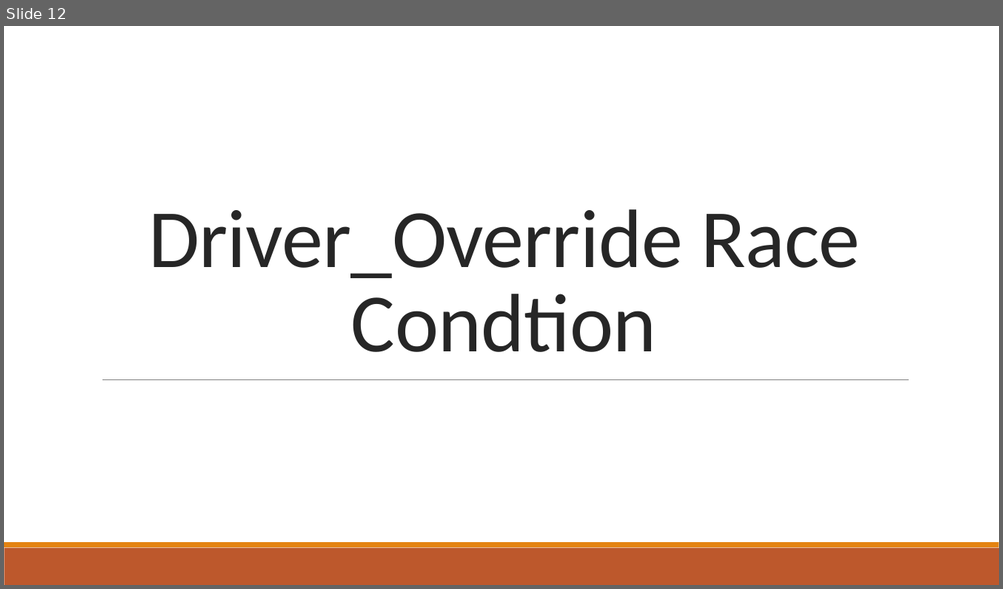
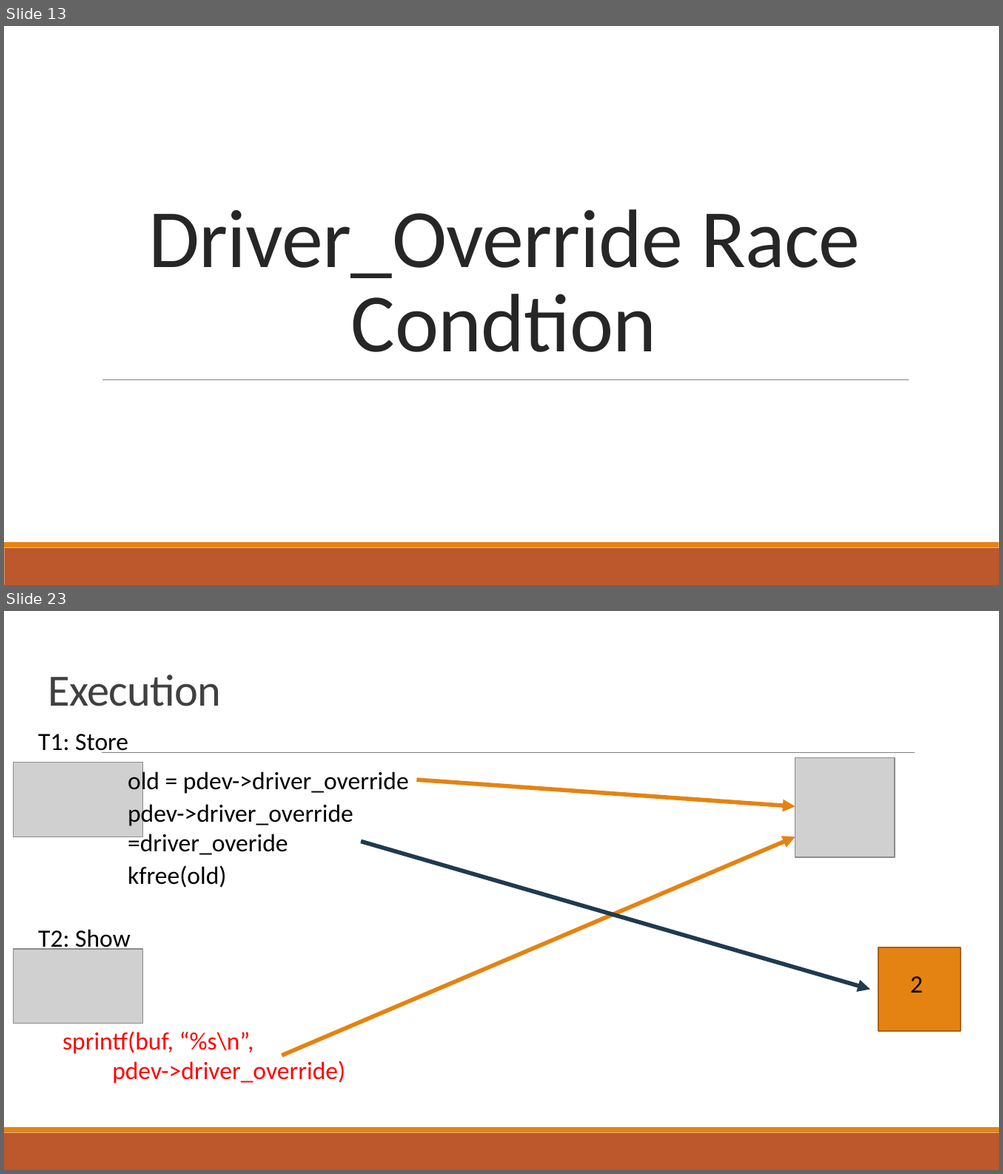
Before and after one commit to ttown386/PaVT-BST, a slide deck: doc/HW2/Tower Probe Race Condition.pptx. Shown one above the other, each under a label of ours: slide 12 before the commit, slides 13 and 23 after it; the slides between them are not shown. The pictures are 1003x589 and 1003x1174 pixels, drawn with LibreOffice and Linux fonts; fonts in the diff are those of the drawing; grey boxes stand for pictures. Boxes give left, top, right and bottom in pixels: in the first picture for what was removed or moved away, otherwise in the second. Text is boxed around its words. In the diff, an @@ line names an element or a change of style, - is before the commit and + after.

```diff
--- a/doc/HW2/Tower Probe Race Condition.pptx
+++ b/doc/HW2/Tower Probe Race Condition.pptx
@@ slide 23 added at [4, 611, 999, 1170], background #FFFFFF; not listed: 2 template elements that a slide beside it also shows @@
@@ title added at [48, 675, 221, 706], 32.4 pt, text #404040 @@
+Execution
@@ text added at [38, 734, 128, 753], 18 pt, text #000000 @@
+T1: Store
@@ picture added at [14, 762, 143, 837] @@
@@ line added from (102, 753) to (914, 753), #808080 0.5 pt @@
@@ picture added at [794, 758, 894, 857] @@
@@ text added at [128, 769, 409, 795], 18 pt, text #000000 @@
+old = pdev->driver_override
@@ arrow added from (417, 780) to (794, 807), #E48312 3 pt @@
@@ text added at [128, 801, 353, 855], 18 pt, text #000000 @@
+pdev->driver_override =driver_overide
@@ arrow added from (282, 1056) to (794, 837), #E48312 3 pt @@
@@ arrow added from (361, 842) to (871, 990), #203A4E 3 pt @@
@@ text added at [128, 866, 227, 888], 18 pt, text #000000 @@
+kfree(old)
@@ text added at [38, 929, 131, 954], 18 pt, text #000000 @@
+T2: Show
@@ picture added at [14, 949, 143, 1024] @@
@@ rectangle added at [878, 947, 961, 1031], fill #E48312, outline #A9610D 1.25 pt @@
@@ text added at [910, 977, 922, 993], 18 pt, text #000000 @@
+2
@@ text added at [62, 1031, 345, 1084], 18 pt, text #FF0000 @@
+sprintf(buf, “%s\n”,
+pdev->driver_override)
@@ what was slide 12 is now slide 13 @@
```
Also in this commit, not shown: 4 slides changed, 12 other slides added, 1 slide removed.
